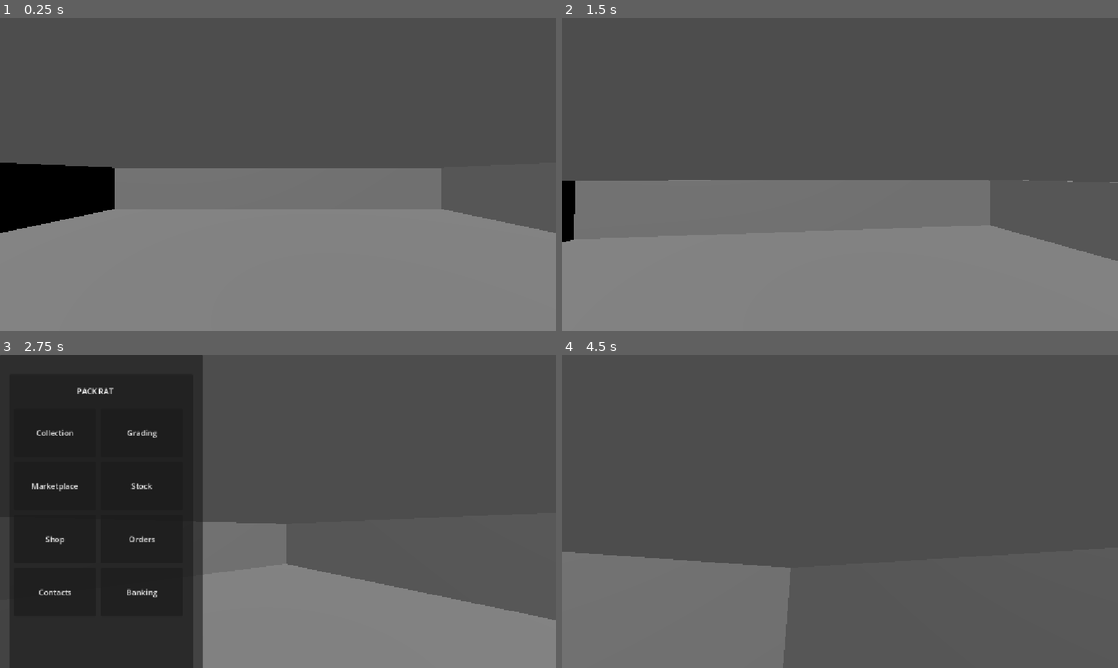
Above: before the commit, frames 1-4 (two rows, left to right).
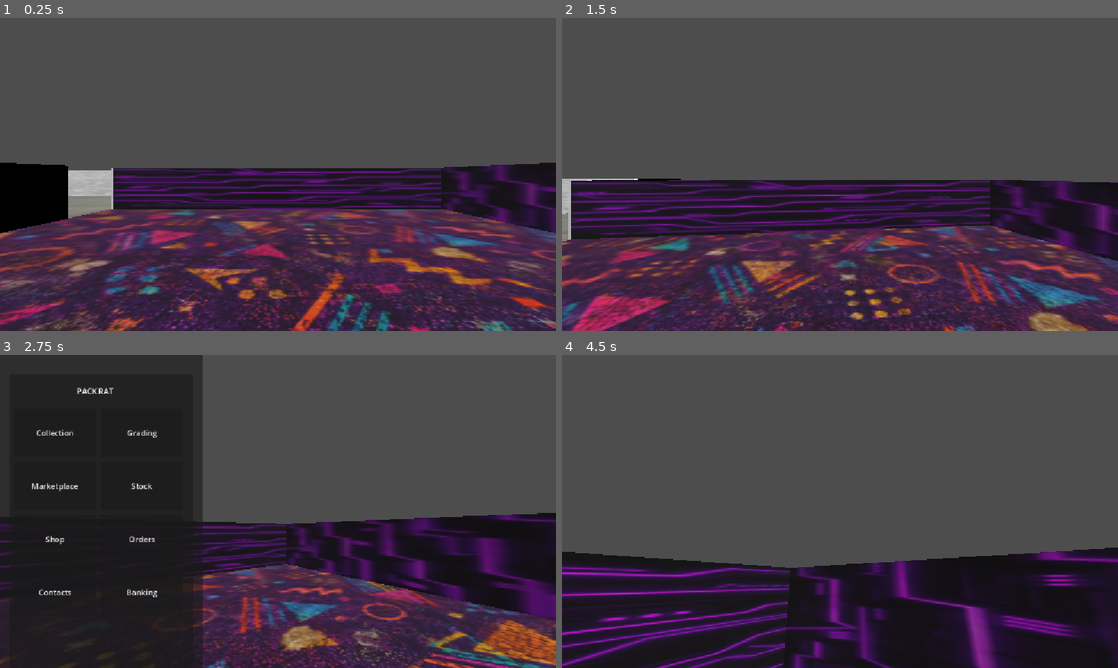
Above: after the commit, the same moments.

Repository: ray-seal/pack-rat
Game: Godot game, scene res://Scenes/Store.tscn
The game is run twice, just before and just after one commit, with the same random seed, the same clock (stepped at 60 frames per second) and the same inputs. The project has no main scene, so this scene is started directly.
Inputs (mouse positions are in pixels of both pictures, inside the frame that each line leads up to):
- Up to frame 1 (0.25 s): no input
- Up to frame 2 (1.5 s): tap Enter at 0.5 s; move the mouse to (867, 174) at 0.52 s; hold W 0.53-1.28 s; tap E at 0.6, 1.35 s; tap Space at 0.77 s; move the mouse to (728, 190) at 1.27 s; hold S from 1.28 s (still down)
- Up to frame 3 (2.75 s): tap Space at 1.52 s; move the mouse to (289, 505) at 2.02 s; release S at 2.03 s; hold W from 2.03 s (still down); tap E at 2.1 s
- Up to frame 4 (4.5 s): move the mouse to (812, 574) at 2.77 s; tap E at 2.85, 3.6, 4.35 s; tap Space at 3.02, 3.77 s; move the mouse to (878, 514) at 3.52 s; move the mouse to (673, 464) at 4.27 s; release W at 4.28 s; hold A from 4.28 s (still down)

The runs differ from the first frame. In frame 1, 50% of the frame differs, in the area x 0-100%, y 46-100%; in frame 2, 48%; in frame 3, 32%; in frame 4, 35%.

Commit message:
built stockroom

Diff:
--- a/Scenes/Store.tscn
+++ b/Scenes/Store.tscn
@@ -1,37 +1,92 @@
 [gd_scene format=3 uid="uid://cr5fdytl4oq8i"]
 
+[ext_resource type="Texture2D" uid="uid://dbd3wbbqe5rr2" path="res://StoreAssets/Carpet.png" id="1_fy3ub"]
 [ext_resource type="PackedScene" uid="uid://dujynxiyoopdg" path="res://Scenes/Player.tscn" id="1_voxcw"]
 [ext_resource type="PackedScene" uid="uid://c2jjyh2ifvq0p" path="res://Scenes/ShopPhone.tscn" id="2_2s633"]
+[ext_resource type="Texture2D" uid="uid://dh1mb7kpbq7ho" path="res://StoreAssets/Wallpaper.png" id="2_huyxd"]
+[ext_resource type="Texture2D" uid="uid://cmcupxi33si2x" path="res://StoreAssets/StockRoomWallpaper.jpg" id="5_ne8o5"]
+[ext_resource type="Texture2D" uid="uid://byi3ypq363juu" path="res://StoreAssets/StockRoomFloor.jpg" id="6_7iuwd"]
+
+[sub_resource type="StandardMaterial3D" id="StandardMaterial3D_huyxd"]
+albedo_texture = ExtResource("1_fy3ub")
+
+[sub_resource type="StandardMaterial3D" id="StandardMaterial3D_sbsj4"]
+albedo_texture = ExtResource("2_huyxd")
+
+[sub_resource type="StandardMaterial3D" id="StandardMaterial3D_ne8o5"]
+albedo_texture = ExtResource("2_huyxd")
+
+[sub_resource type="StandardMaterial3D" id="StandardMaterial3D_7iuwd"]
+albedo_texture = ExtResource("2_huyxd")
+
+[sub_resource type="StandardMaterial3D" id="StandardMaterial3D_nxxjm"]
+albedo_texture = ExtResource("2_huyxd")
+
+[sub_resource type="StandardMaterial3D" id="StandardMaterial3D_uiexh"]
+albedo_texture = ExtResource("2_huyxd")
+
+[sub_resource type="StandardMaterial3D" id="StandardMaterial3D_jycxk"]
+albedo_texture = ExtResource("5_ne8o5")
+
+[sub_resource type="StandardMaterial3D" id="StandardMaterial3D_g84sd"]
+albedo_texture = ExtResource("2_huyxd")
+
+[sub_resource type="StandardMaterial3D" id="StandardMaterial3D_s40j1"]
+albedo_texture = ExtResource("5_ne8o5")
+
+[sub_resource type="StandardMaterial3D" id="StandardMaterial3D_sgl0o"]
+albedo_texture = ExtResource("2_huyxd")
+
+[sub_resource type="StandardMaterial3D" id="StandardMaterial3D_br8al"]
+albedo_texture = ExtResource("5_ne8o5")
+
+[sub_resource type="StandardMaterial3D" id="StandardMaterial3D_bosbd"]
+albedo_texture = ExtResource("2_huyxd")
+
+[sub_resource type="StandardMaterial3D" id="StandardMaterial3D_ojaad"]
+albedo_texture = ExtResource("5_ne8o5")
+
+[sub_resource type="StandardMaterial3D" id="StandardMaterial3D_s6qn6"]
+albedo_texture = ExtResource("2_huyxd")
+
+[sub_resource type="StandardMaterial3D" id="StandardMaterial3D_a4djp"]
+albedo_texture = ExtResource("6_7iuwd")
 
 [node name="Store" type="Node3D" unique_id=1392224250]
 
 [node name="Floor" type="CSGBox3D" parent="." unique_id=2090890442]
 transform = Transform3D(1, 0, 0, 0, 1, 0, 0, 0, 1, 0, -0.1, 0)
+material_override = SubResource("StandardMaterial3D_huyxd")
 use_collision = true
 size = Vector3(24, 0.2, 18)
 
 [node name="BackWall" type="CSGBox3D" parent="." unique_id=1764213951]
 transform = Transform3D(1, 0, 0, 0, 1, 0, 0, 0, 1, 0, 1.5, -9)
+material_override = SubResource("StandardMaterial3D_sbsj4")
 use_collision = true
 size = Vector3(24, 3, 0.3)
 
 [node name="LeftWall" type="CSGBox3D" parent="." unique_id=2053197444]
-transform = Transform3D(1, 0, 0, 0, 1, 0, 0, 0, 1, -12, 1.5, 0)
+transform = Transform3D(1, 0, 0, 0, 1, 0, 0, 0, 1, -12, 1.5, 2)
+material_override = SubResource("StandardMaterial3D_ne8o5")
 use_collision = true
-size = Vector3(0.3, 3, 18)
+size = Vector3(0.3, 3, 15)
 
 [node name="RightWall" type="CSGBox3D" parent="." unique_id=1006443199]
 transform = Transform3D(1, 0, 0, 0, 1, 0, 0, 0, 1, 12, 1.5, 0)
+material_override = SubResource("StandardMaterial3D_7iuwd")
 use_collision = true
 size = Vector3(0.3, 3, 18)
 
 [node name="FrontWallLeft" type="CSGBox3D" parent="." unique_id=173484723]
 transform = Transform3D(1, 0, 0, 0, 1, 0, 0, 0, 1, -7.5, 1.5, 9)
+material_override = SubResource("StandardMaterial3D_nxxjm")
 use_collision = true
 size = Vector3(9.5, 3, 0.3)
 
 [node name="FrontWallRight" type="CSGBox3D" parent="." unique_id=1207945618]
 transform = Transform3D(1, 0, 0, 0, 1, 0, 0, 0, 1, 7.5, 1.5, 9)
+material_override = SubResource("StandardMaterial3D_uiexh")
 use_collision = true
 size = Vector3(9.5, 3, 0.3)
 
@@ -50,3 +105,37 @@
 
 [node name="ShopPhone" parent="UI" unique_id=329718463 instance=ExtResource("2_2s633")]
 visible = false
+
+[node name="StockRoomLeftWall" type="CSGBox3D" parent="." unique_id=303723645]
+transform = Transform3D(1, 0, 0, 0, 1, 0, 0, 0, 1, -24.017, 1.5, -11.364454)
+material_override = SubResource("StandardMaterial3D_jycxk")
+use_collision = true
+size = Vector3(0.3, 3, 12)
+material = SubResource("StandardMaterial3D_g84sd")
+
+[node name="StockRoomRightWall" type="CSGBox3D" parent="." unique_id=495380900]
+transform = Transform3D(1, 0, 0, 0, 1, 0, 0, 0, 1, -12, 1.5, -13.0546875)
+material_override = SubResource("StandardMaterial3D_s40j1")
+use_collision = true
+size = Vector3(0.3, 3, 8.390625)
+material = SubResource("StandardMaterial3D_sgl0o")
+
+[node name="StockRoomFrontWall" type="CSGBox3D" parent="." unique_id=1784360648]
+transform = Transform3D(1, 0, 0, 0, 1, 0, 0, 0, 1, -18, 1.5, -5.3644543)
+material_override = SubResource("StandardMaterial3D_br8al")
+use_collision = true
+size = Vector3(12, 3, 0.3)
+material = SubResource("StandardMaterial3D_bosbd")
+
+[node name="StockRoomBackWall" type="CSGBox3D" parent="." unique_id=774238363]
+transform = Transform3D(1, 0, 0, 0, 1, 0, 0, 0, 1, -18, 1.5, -17.364454)
+material_override = SubResource("StandardMaterial3D_ojaad")
+use_collision = true
+size = Vector3(12, 3, 0.3)
+material = SubResource("StandardMaterial3D_s6qn6")
+
+[node name="StockRoomFloor" type="CSGBox3D" parent="." unique_id=2005569616]
+transform = Transform3D(1, 0, 0, 0, 1, 0, 0, 0, 1, -18, -0.1, -11.364454)
+material_override = SubResource("StandardMaterial3D_a4djp")
+use_collision = true
+size = Vector3(12, 0.2, 12)
Binary file added: StoreAssets/Carpet.png
Not shown, added: StoreAssets/Carpet.png.import
Binary file added: StoreAssets/StockRoomFloor.jpg
Not shown, added: StoreAssets/StockRoomFloor.jpg.import
Binary file added: StoreAssets/StockRoomWallpaper.jpg
Not shown, added: StoreAssets/StockRoomWallpaper.jpg.import
Binary file added: StoreAssets/Wallpaper.png
Not shown, added: StoreAssets/Wallpaper.png.import
